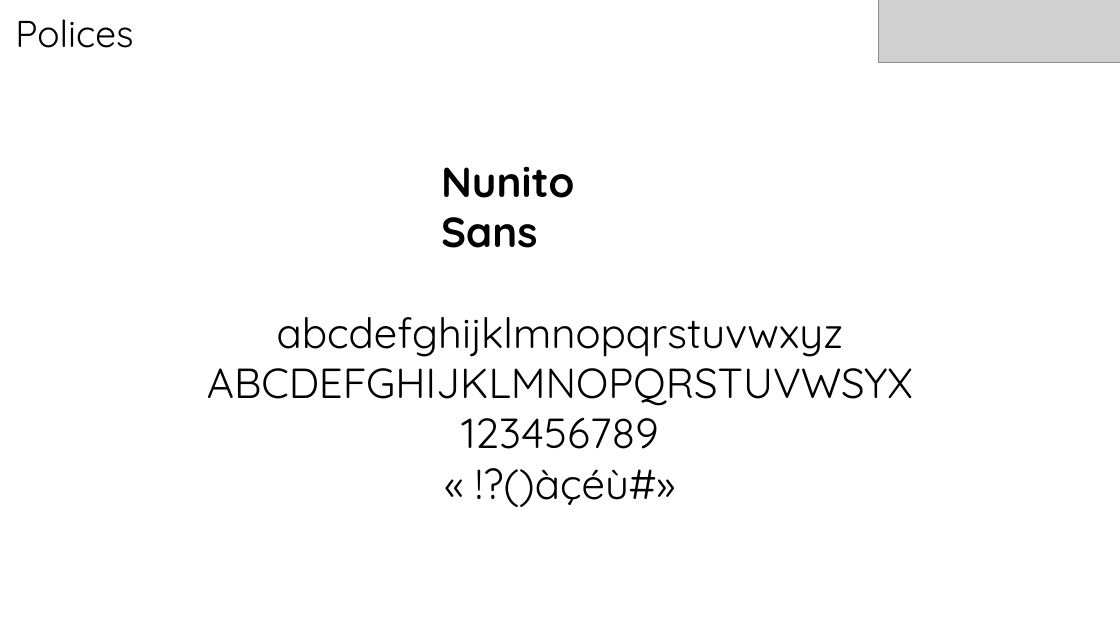
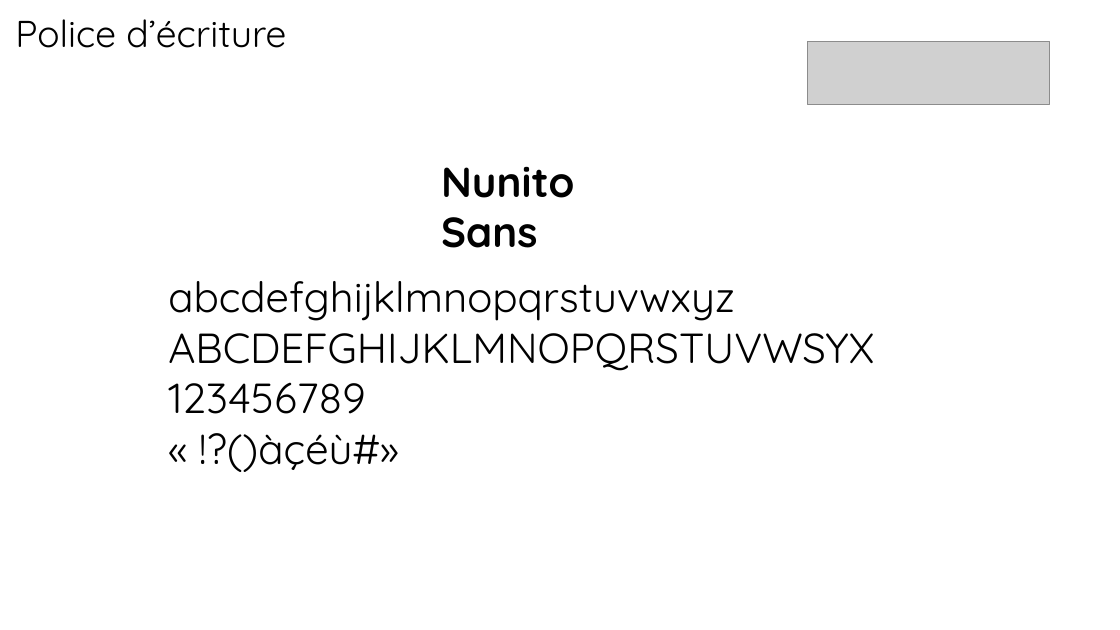
Before and after one commit to Nicolasmaes/unseen, a slide deck: slide 7 of dossier de conception.pptx. Drawn at 1120x630 pixels with LibreOffice and Linux fonts; fonts in the diff are those of the drawing; grey boxes stand for pictures. Boxes give left, top, right and bottom in pixels: in the first picture for what was removed or moved away, otherwise in the second. Text is boxed around its words. In the diff, an @@ line names an element or a change of style, - is before the commit and + after.

```diff
--- a/dossier de conception.pptx
+++ b/dossier de conception.pptx
@@ text at box(15, 19, 286, 48): text changed @@
-Polices
+Police d’écriture
@@ picture removed at box(879, 0, 1120, 63) @@
@@ picture added at box(807, 41, 1050, 104) @@
@@ text "abcdefghijklmnopqrstuvwxyz": place and size @@
-text "abcdefghijklmnopqrstuvwxyz" at box(207, 317, 913, 507)
+text "abcdefghijklmnopqrstuvwxyz" at box(168, 281, 874, 472)
@@ text "abcdefghijklmnopqrstuvwxyz" at box(168, 281, 874, 472): alignment centre to left @@
```
Also in this commit, not shown: 12 other slides changed, 2 slides added, 1 slide removed, 42 other files.
